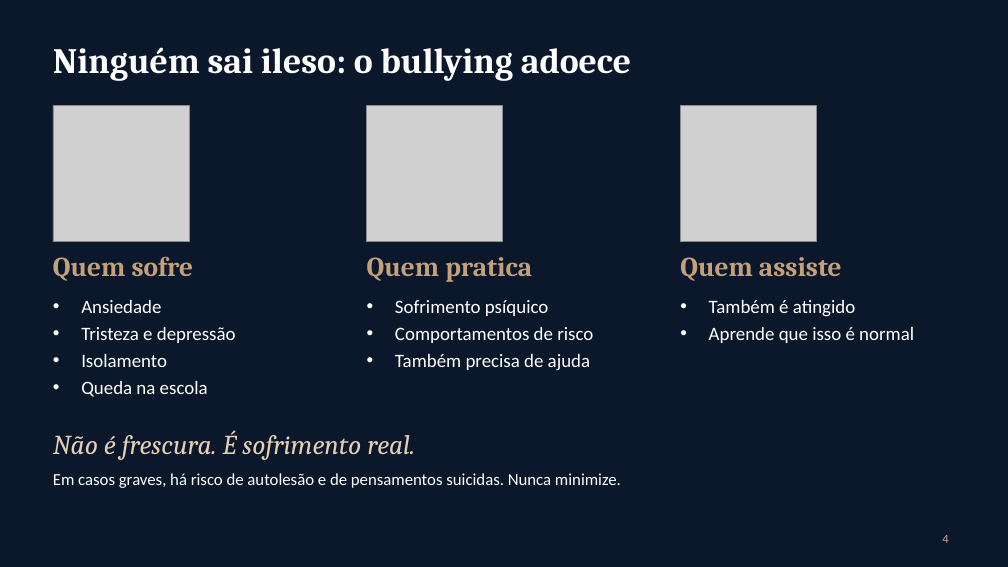
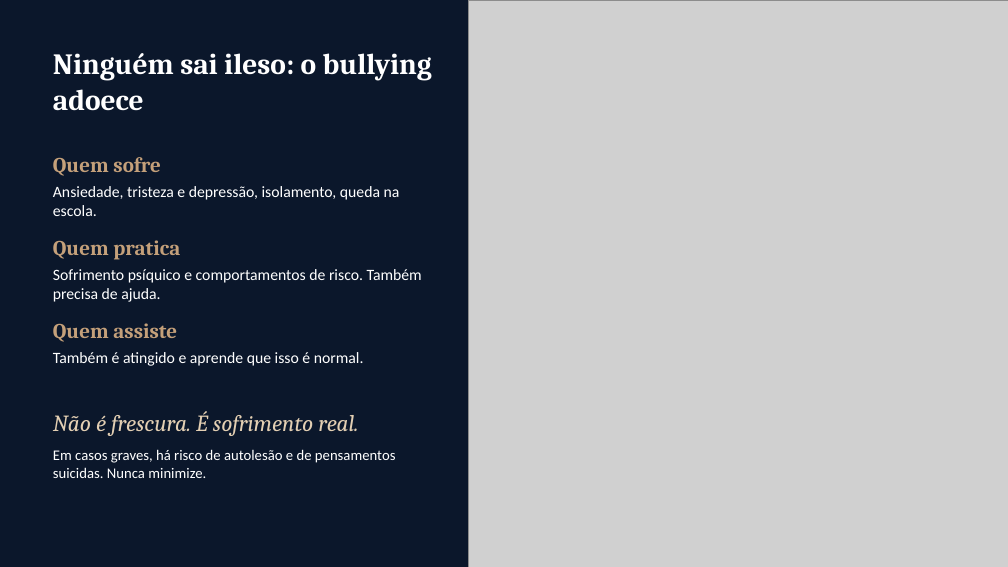
Before and after one commit to ebarroso12/ocorpoexplica, a slide deck: slide 4 of apresentacoes/bullying-saude-mental-escola.pptx. Drawn at 1008x567 pixels with LibreOffice and Linux fonts; fonts in the diff are those of the drawing; grey boxes stand for pictures; background and template pictures are left out. Boxes give left, top, right and bottom in pixels: in the first picture for what was removed or moved away, otherwise in the second. Text is boxed around its words. In the diff, an @@ line names an element or a change of style, - is before the commit and + after.

```diff
--- a/apresentacoes/bullying-saude-mental-escola.pptx
+++ b/apresentacoes/bullying-saude-mental-escola.pptx
@@ picture added at [469,0,1008,567] @@
@@ title "Ninguém sai ileso: o bullying ..." at [53,53,432,111]: size 34 to 28 pt @@
@@ picture removed at [53,106,189,242] @@
@@ picture removed at [367,106,503,242] @@
@@ picture removed at [681,106,817,242] @@
@@ text "Quem sofre": place and size @@
-text "Quem sofre" at [53,256,194,281]
+text "Quem sofre" at [53,157,161,176]
@@ text at [53,186,400,216]: text changed; size 18 to 15 pt @@
-• Ansiedade
-• Tristeza e depressão
-• Isolamento
-• Queda na escola
+Ansiedade, tristeza e depressão, isolamento, queda na escola.
@@ text "Quem pratica": place and size @@
-text "Quem pratica" at [367,257,532,282]
+text "Quem pratica" at [53,240,180,260]
@@ text at [53,269,422,302]: text changed; size 18 to 15 pt @@
-• Sofrimento psíquico
-• Comportamentos de risco
-• Também precisa de ajuda
+Sofrimento psíquico e comportamentos de risco. Também precisa de ajuda.
@@ size 26 to 20 pt in 3 elements at [53,157,161,176], [53,240,180,260], [53,323,177,342] @@
@@ text "Quem assiste": place and size @@
-text "Quem assiste" at [680,257,842,281]
+text "Quem assiste" at [53,323,177,342]
@@ text at [53,352,364,366]: text changed; size 18 to 15 pt @@
-• Também é atingido
-• Aprende que isso é normal
+Também é atingido e aprende que isso é normal.
@@ text "Não é frescura. É sofrimento ...": place and size @@
-text "Não é frescura. É sofrimento ..." at [53,430,415,460]
+text "Não é frescura. É sofrimento ..." at [53,411,358,436]
@@ text "Não é frescura. É sofrimento ..." at [53,411,358,436]: size 26 to 22 pt @@
@@ text "Em casos graves, há risco ...": place and size @@
-text "Em casos graves, há risco ..." at [53,473,621,488]
+text "Em casos graves, há risco ..." at [53,449,396,478]
@@ text "Em casos graves, há risco ..." at [53,449,396,478]: size 16 to 14 pt @@
@@ page number removed at [942,535,948,543] @@
-4
```
Also in this commit, not shown: 12 other slides changed, 9 other files.
